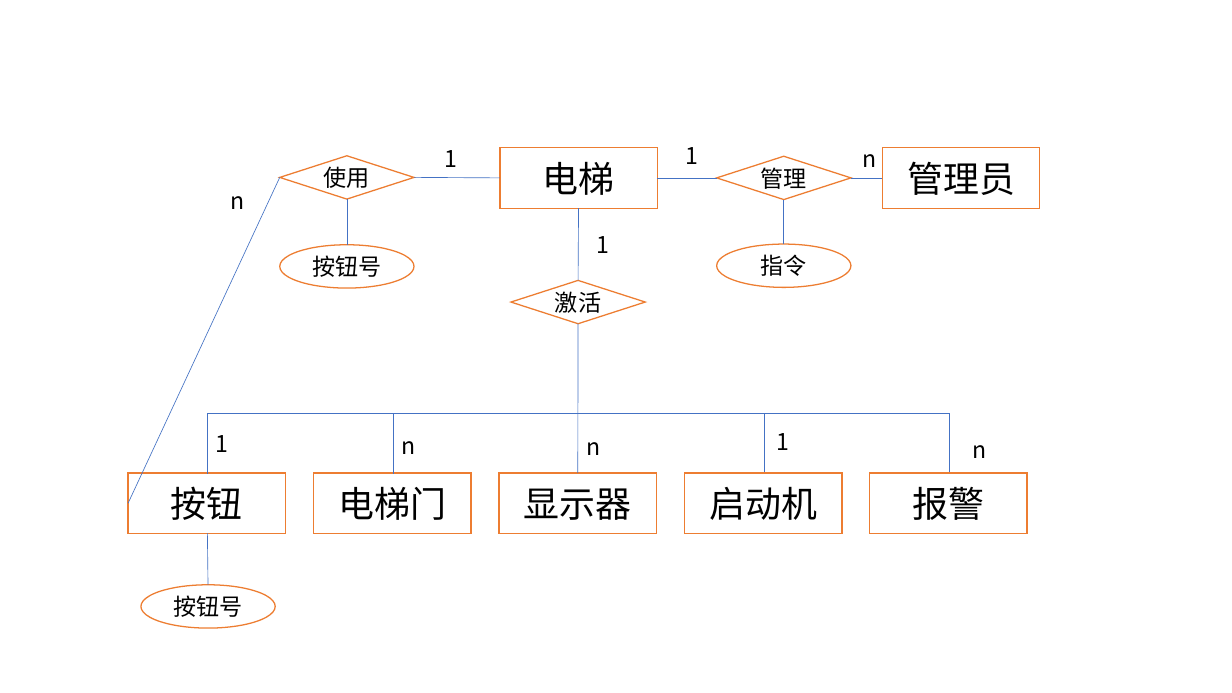
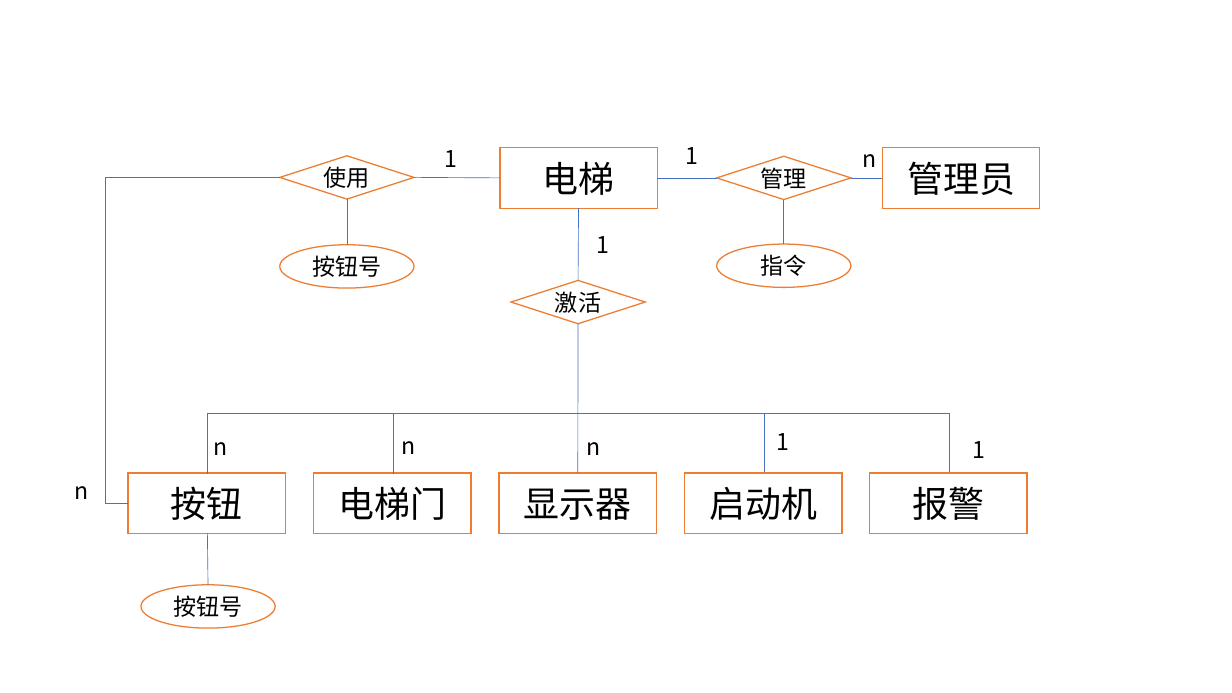
Before and after one commit to wygbuaa/Team1, a slide deck: slide 1 of 需求文档图.pptx. Drawn at 1232x693 pixels with LibreOffice and Linux fonts; fonts in the diff are those of the drawing. Boxes give left, top, right and bottom in pixels: in the first picture for what was removed or moved away, otherwise in the second. Text is boxed around its words. In the diff, an @@ line names an element or a change of style, - is before the commit and + after.

```diff
--- a/需求文档图.pptx
+++ b/需求文档图.pptx
@@ line moved from (128, 504) - (280, 177) to (280, 177) - (128, 504) @@
@@ line (280, 177) - (128, 504): line to elbow line @@
@@ text added at <box>213,442,227,455</box>, 18 pt, text #000000 @@
+n
@@ text removed at <box>215,435,228,452</box> @@
-1
@@ text at <box>972,441,985,458</box>: text changed @@
-n
+1
@@ text "n": place and size @@
-text "n" at <box>230,196,244,209</box>
+text "n" at <box>75,486,89,499</box>
```
Also in this commit, not shown: 2 other files.
